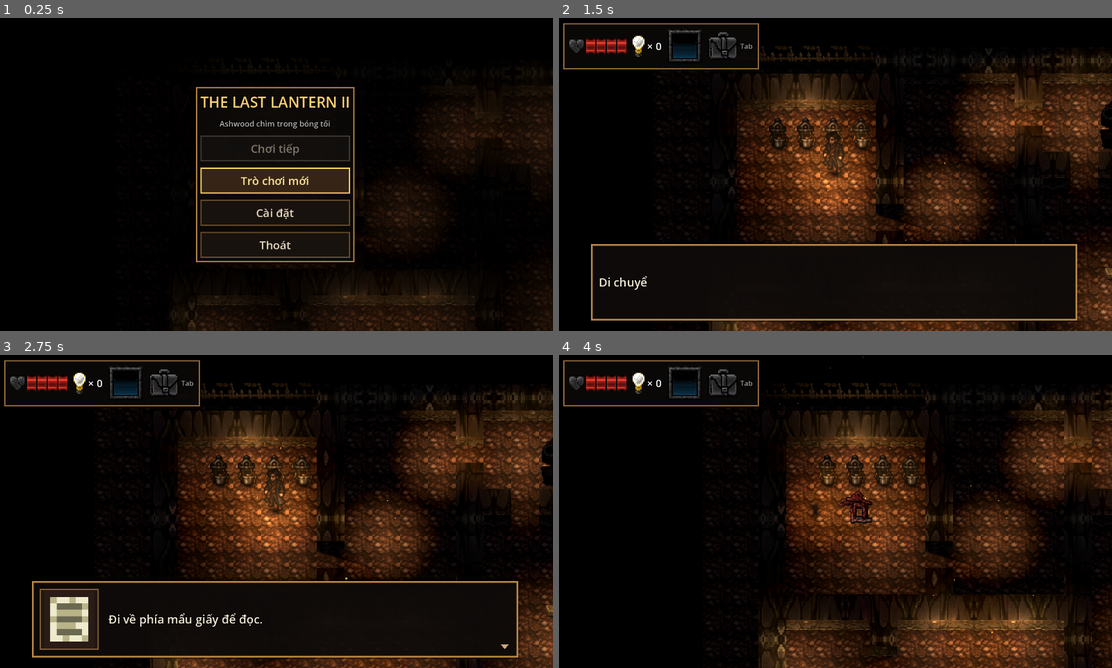
Above: before the commit, frames 1-4 (two rows, left to right).
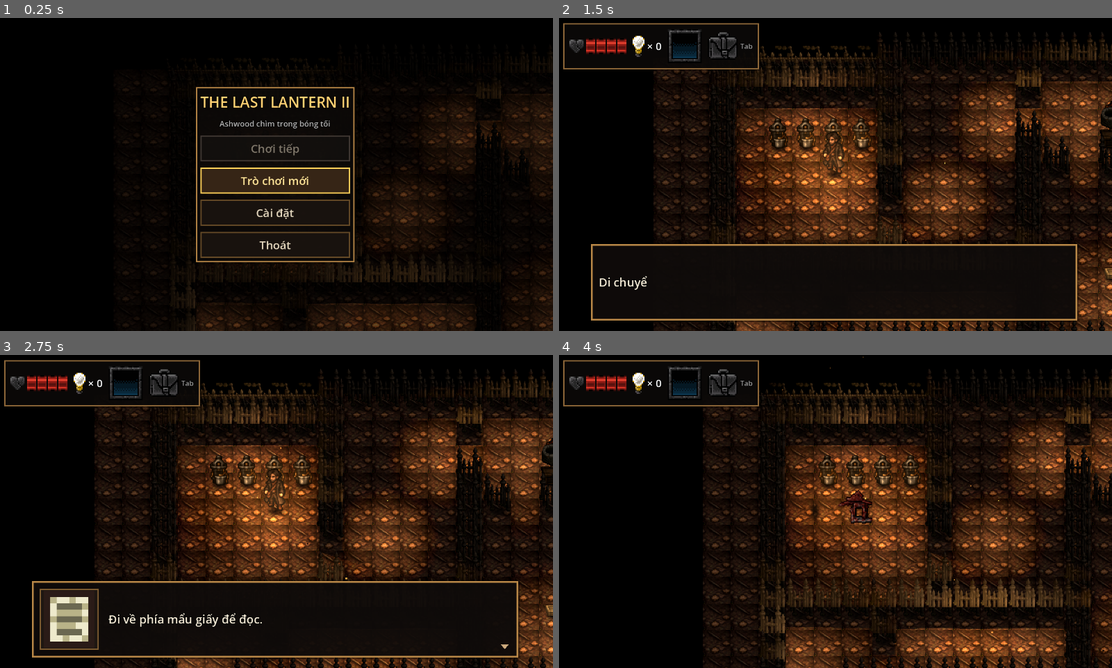
Above: after the commit, the same moments.

Repository: TienDungwork/The-Last-Lantern
Game: Godot game, scene res://src/game.tscn
Same seed, same stepped clock (60 frames per second), same inputs: the game is played once before the commit and once after it.
Inputs (mouse positions are in pixels of both pictures, inside the frame that each line leads up to):
- Up to frame 1 (0.25 s): no input
- Up to frame 2 (1.5 s): tap Enter (interact) at 0.5 s; move the mouse to (957, 158) at 0.52 s; hold Right (move_right) 0.53-1.28 s; hold Enter (interact) 0.53-1.28 s; tap Space at 0.77 s; move the mouse to (724, 190) at 1.27 s; hold Down (move_down) from 1.28 s (still down); tap E at 1.35 s
- Up to frame 3 (2.75 s): tap Space at 1.52 s; move the mouse to (331, 442) at 2.02 s; release Down (move_down) at 2.03 s; hold Right (move_right) from 2.03 s (still down); tap F at 2.1 s
- Up to frame 4 (4 s): move the mouse to (807, 574) at 2.77 s; release Right (move_right) at 2.78 s; hold Up (move_up) 2.78-3.53 s; tap I at 2.85 s; tap Space at 3.02, 3.77 s; move the mouse to (1001, 558) at 3.52 s; hold Left (move_left) from 3.53 s (still down); hold Enter (interact) from 3.53 s (still down)

The runs differ from the first frame. In frame 1, 3.2% of the frame differs, in the area x 22-100%, y 11-100%; in frame 2, 18%; in frame 3, 18%; in frame 4, 24%, in the area x 26-100%, y 4-100%.

Commit message:
docs: co 128 xong
Co-authored-by: Cursor <cursoragent@cursor.com>

Diff:
--- a/src/view/level_builder.gd
+++ b/src/view/level_builder.gd
@@ -13,6 +13,7 @@
 
 const ART_FENCE := "aa_14"      # vật chắn đường không chắn sáng, xếp thành hàng
 const ART_BOX := "aa_09"
+const ART_WALL := "aa_12"       # tường chắn sáng: cụm cọc sắt rộng đúng 1 ô
 const ART_DIM := ["ak_03", "ad_09", "ad_10"]
 const ART_PROPS := ["aa_19", "aa_20", "ai_02", "ak_05", "ao_01", "an_01", "al_01", "aa_10", "ad_02", "aa_08"]
 const FENCE_TILES := [92]
@@ -163,6 +164,11 @@
 	mi.position = world_pos(p, h / 2.0)
 	mi.material_override = mat
 	add_child(mi)
+	if wall and art == "B":   # hộp chỉ còn đổ bóng chắn đèn; hình là cọc sắt đứng như bản đồ 2D nhìn từ trên
+		mi.cast_shadow = GeometryInstance3D.SHADOW_CASTING_SETTING_SHADOWS_ONLY
+		var s := sprite(ART_WALL)
+		s.position.y = -h / 2.0
+		mi.add_child(s)
 	return mi
 
 func _block_b(p: Vector2i, t: int, props: Dictionary) -> Node3D:
--- a/src/view/lighting.gd
+++ b/src/view/lighting.gd
@@ -69,8 +69,8 @@
 	env.ambient_light_color = Color(0.2, 0.2, 0.3)
 	env.ambient_light_energy = 0.25
 	if LevelBuilder.art == "B":   # tối vẫn thấy lờ mờ nền; không glow (phủ mờ cả cảnh)
-		env.ambient_light_color = Color(0.3, 0.3, 0.36)
-		env.ambient_light_energy = 0.7
+		env.ambient_light_color = Color(0.55, 0.5, 0.45)
+		env.ambient_light_energy = 1.2
 		# Sương thể tích chỉ sáng nhờ đèn (không nhận ambient): quầng ấm quanh lửa, luồng sáng từ đèn chiếu.
 		# Sương cũng hút sáng dọc đường nhìn: dày quá thì cả cảnh tối theo.
 		env.volumetric_fog_enabled = true
Binary file changed: assets/new/tex_floor.png
Not shown, changed: docs/plans/2026-09-29-m2-core-systems.md
Not shown, changed: tools/crop_sheets.py
